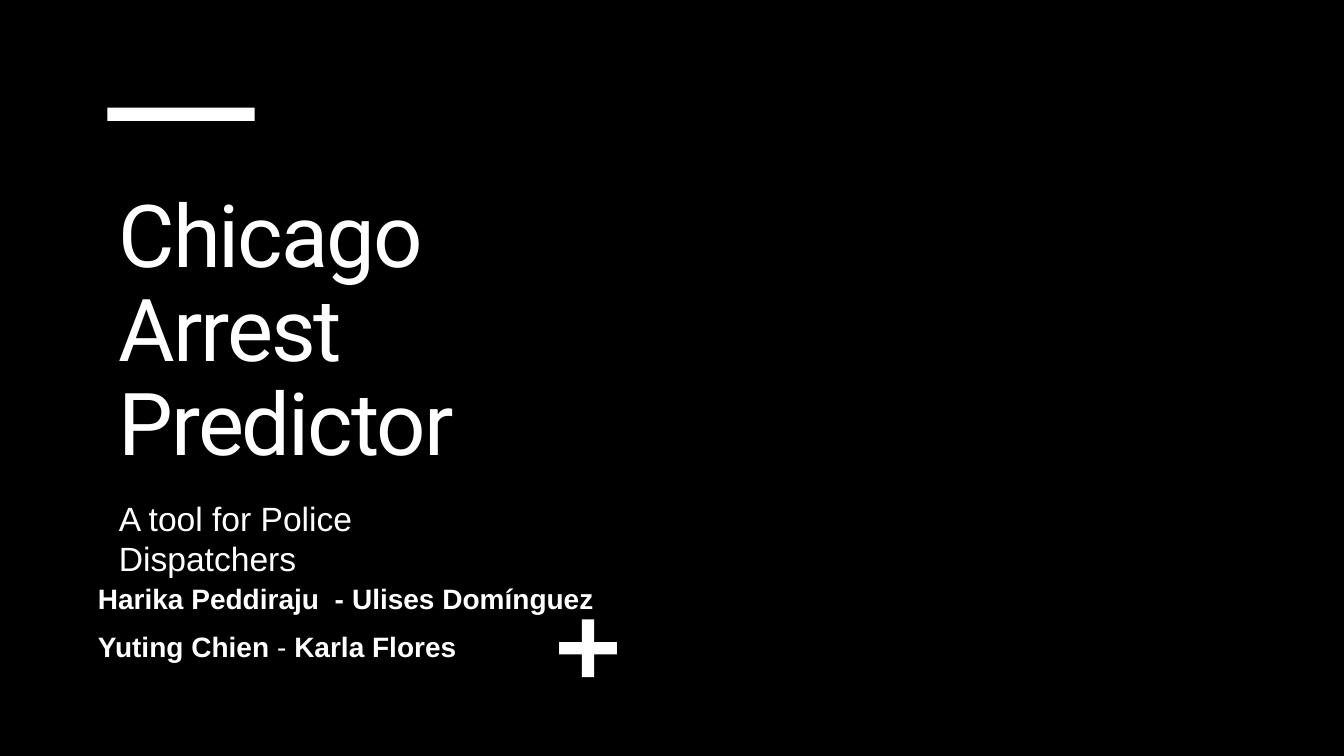
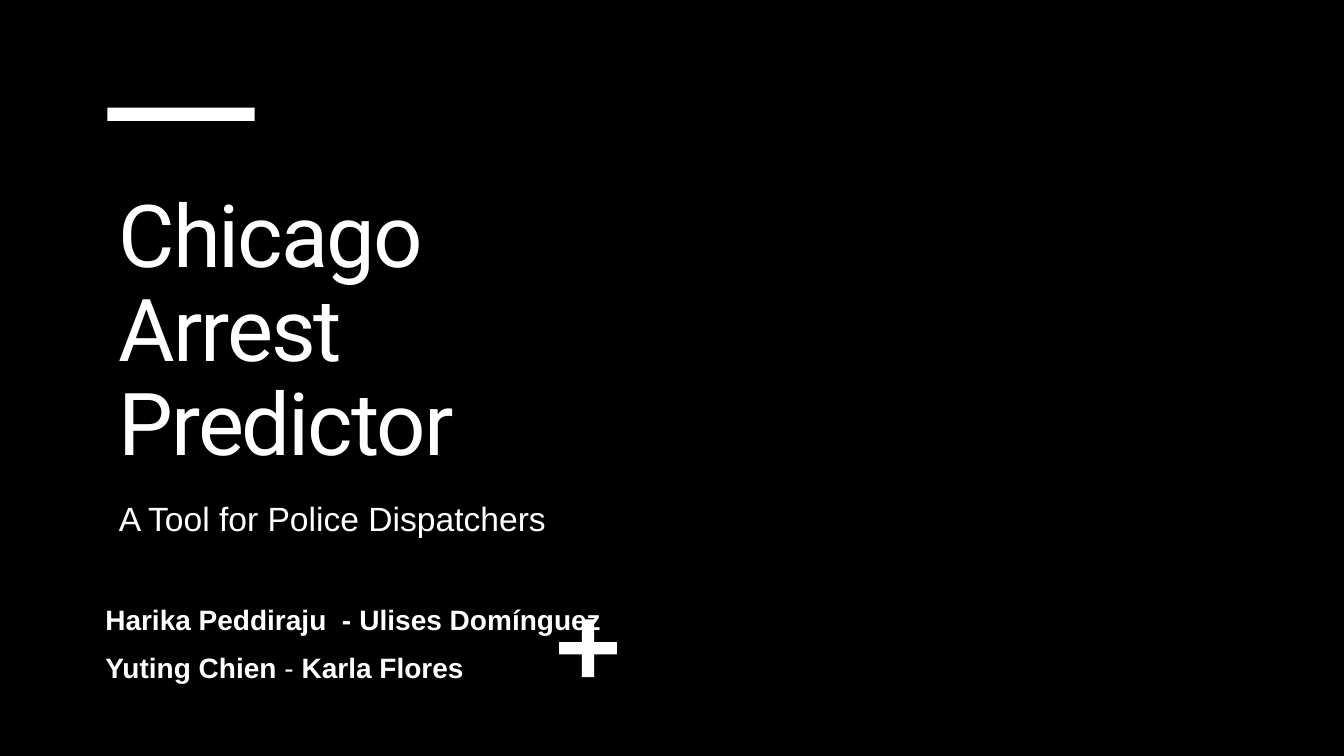
Before and after one commit to Karla-Flores/Arrests-Predictor, a slide deck: slide 1 of Group 2 - Arrest predictor.pptx. Drawn at 1344x756 pixels with LibreOffice and Linux fonts; fonts in the diff are those of the drawing; background and template pictures are left out. Boxes give left, top, right and bottom in pixels: in the first picture for what was removed or moved away, otherwise in the second. Text is boxed around its words. In the diff, an @@ line names an element or a change of style, - is before the commit and + after.

```diff
--- a/Group 2 - Arrest predictor.pptx
+++ b/Group 2 - Arrest predictor.pptx
@@ subtitle at <box>119,506,545,538</box>: text changed @@
-A tool for Police Dispatchers
+A Tool for Police Dispatchers
@@ text "Harika Peddiraju - Ulises Domínguez": place and size @@
-text "Harika Peddiraju - Ulises Domínguez" at <box>98,588,593,662</box>
+text "Harika Peddiraju - Ulises Domínguez" at <box>105,609,601,683</box>
```
Also in this commit, not shown: 3 other slides changed, 2 slides removed.
